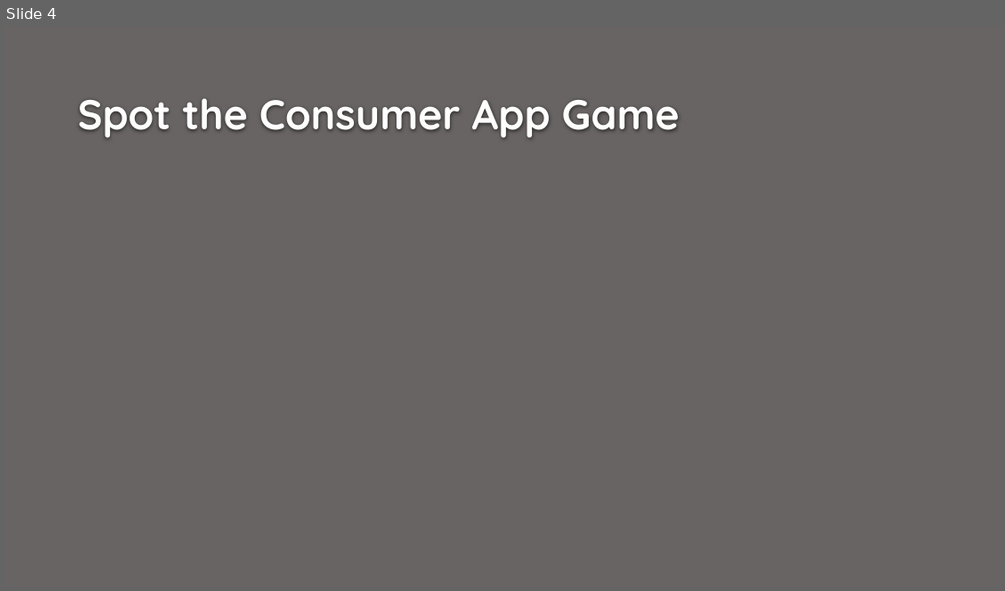
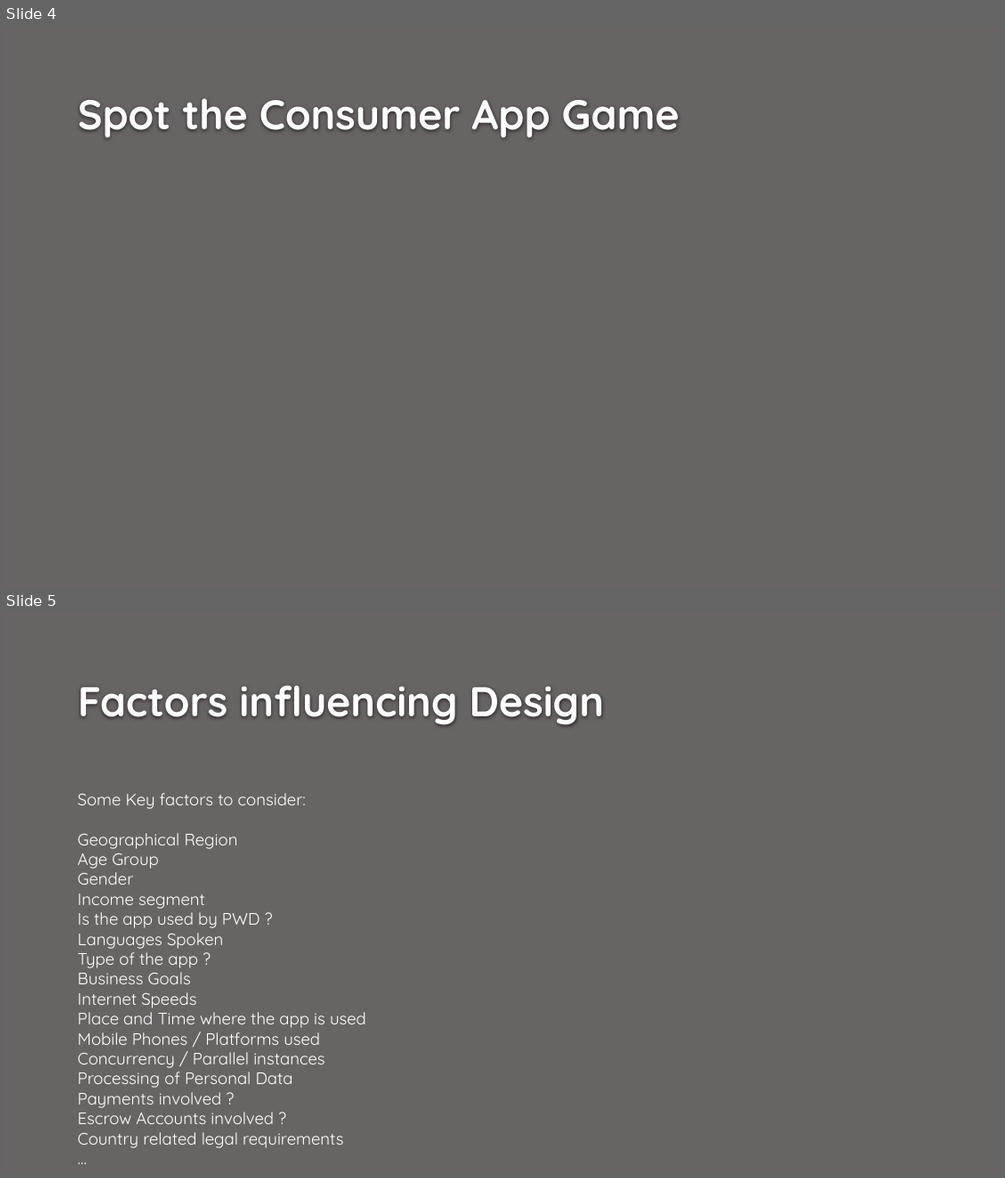
Before and after one commit to jayanthbagare/Nov19-Workshop, a slide deck: Consumer_App.pptx. Shown one above the other, each under a label of ours: slide 4 before the commit, slides 4 and 5 after it. The pictures are 1005x591 and 1005x1178 pixels, drawn with LibreOffice and Linux fonts; fonts in the diff are those of the drawing; background and template pictures are left out. Boxes give left, top, right and bottom in pixels: in the first picture for what was removed or moved away, otherwise in the second. Text is boxed around its words. In the diff, an @@ line names an element or a change of style, - is before the commit and + after.

```diff
--- a/Consumer_App.pptx
+++ b/Consumer_App.pptx
@@ slide 5 added at [4,613,1001,1174], background #696464 @@
@@ title added at [78,685,605,725], 40 pt, text #FEFEFE, bold @@
+Factors influencing Design
@@ text added at [78,793,366,1148], 16 pt, text #FFFFFF @@
+Some Key factors to consider:
+Geographical Region
+Age Group
+Gender
+Income segment
+Is the app used by PWD ?
+Languages Spoken
+Type of the app ?
+Business Goals
+Internet Speeds
+Place and Time where the app is used
+Mobile Phones / Platforms used
+Concurrency / Parallel instances
+Processing of Personal Data
+Payments involved ?
+Escrow Accounts involved ?
+Country related legal requirements
+…
```
Also in this commit, not shown: 1 slide changed, 1 other slide added.
